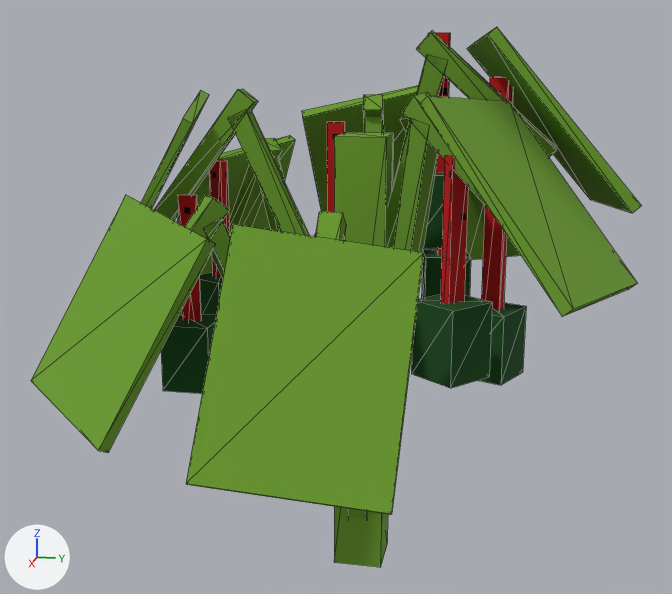
What one commit did to the glTF model models/plants/strawberry.gltf.
The view is the same before and after, from a 50 mm lens placed at (1.136, 0.192, 0.641), pointed at (0.015, -0.032, 0.361). The axes (+X, +Y, +Z) are drawn at lower left. The lights are the same throughout. Mesh edges are drawn as thin lines. Where no turn or scale is listed for an object, it has been applied to the vertices.

In view in the first picture: '00e5438c-65c9-7ab1-4757-5c632e1e2f4b', '01a09829-e122-5b0a-20b8-aaecbee09f6f', '050e5b89-b7df-5517-ef8c-4e12d8358b15', '107a1ec4-873a-3dd9-ea2a-851498e77274', '2e053b5a-d234-0e95-985d-900e99bb19cc', '2f95a8cc-bbbc-db35-044c-f79740e91d66', '59f5c063-296e-1b00-c2e3-74d31494afd2', '61ded1ee-4b70-2409-3e59-6e914eaaa3f1', '649d2f23-fa01-3a8f-9a74-bcb554ead986', '6e3f350f-6a50-123f-cd92-09d51c40f884', '74c6bce4-698d-13f3-7c43-2f88b645770b', '7614471e-801d-6416-6c0a-157e09a08062', '9d7c1d64-fc20-1f14-4455-bf5b3a23a473', 'aafc843f-876d-b792-6ff0-667202e4fc5c', 'b368f5a6-8e91-1b1e-d029-e5eeac68e0c4', 'c3079cac-d83c-7767-0048-c1fd1757fd56', 'c4523ee2-c674-16ea-1b8a-9a30603bd5ba', 'caf1662b-9641-17a2-fca4-ac65a819824f', 'cf6c11ea-ec47-3c21-7da4-15a3e56bed5d', 'ded39501-2ed6-5f5a-d195-4bb4b63243e9', 'e34a1770-09fc-274d-f716-8e8ee659045f'.
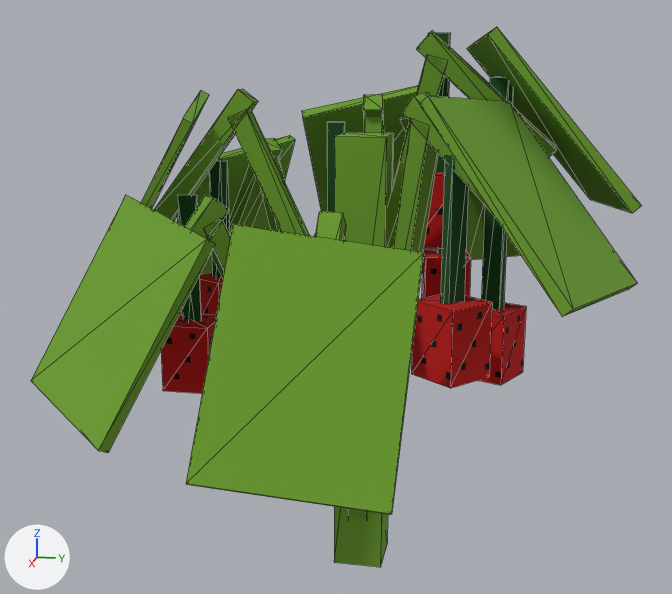
What differs and where, as boxes (x1, y1, x2, y2) in the pictures (672 x 594 px):
'c4523ee2-c674-16ea-1b8a-9a30603bd5ba', recoloured (green to red)
    both: (411, 295, 492, 388)
'59f5c063-296e-1b00-c2e3-74d31494afd2', recoloured (black to red)
    both: (161, 313, 216, 394)
'649d2f23-fa01-3a8f-9a74-bcb554ead986', recoloured (red to green)
    both: (441, 156, 468, 304)
'ded39501-2ed6-5f5a-d195-4bb4b63243e9', recoloured (green to red)
    both: (478, 303, 526, 385)
'61ded1ee-4b70-2409-3e59-6e914eaaa3f1', recoloured (red to green)
    both: (481, 77, 513, 310)
'00e5438c-65c9-7ab1-4757-5c632e1e2f4b', recoloured (black to red)
    both: (421, 249, 471, 298)
'cf6c11ea-ec47-3c21-7da4-15a3e56bed5d', recoloured (green to red)
    both: (424, 173, 444, 248)
'caf1662b-9641-17a2-fca4-ac65a819824f', recoloured (red to black)
    both: (178, 195, 201, 321)
'74c6bce4-698d-13f3-7c43-2f88b645770b', recoloured (red to green)
    both: (209, 160, 229, 278)
'9d7c1d64-fc20-1f14-4455-bf5b3a23a473', recoloured (black to red)
    both: (199, 272, 223, 315)
'050e5b89-b7df-5517-ef8c-4e12d8358b15', recoloured (red to green)
    both: (327, 122, 345, 212)
'c3079cac-d83c-7767-0048-c1fd1757fd56', recoloured (red to green)
    both: (435, 33, 450, 173)

Patch to the scene script:
```diff
--- a/models/plants/strawberry.gltf.py
+++ b/models/plants/strawberry.gltf.py
@@ me_mesh_0 @@
 me_mesh_0.from_pydata(...)  # 8 vertices, 12 faces; spans x 0.0..0.0625, y -0.25..-0.1875, z 0.2375..0.325
-me_mesh_0.materials.append(mat_material_0)
+me_mesh_0.materials.append(mat_material_1)
@@ me_mesh_1 @@
 me_mesh_1.from_pydata(...)  # 8 vertices, 12 faces; spans x -0.0431..0.0431, y -0.0431..0.0431, z -0.0531..0.0344
-me_mesh_1.materials.append(mat_material_0)
+me_mesh_1.materials.append(mat_material_1)
@@ me_mesh_4 @@
 me_mesh_4.from_pydata(...)  # 8 vertices, 12 faces; spans x -0.0362..0.0362, y 0.0717..0.1441, z -0.0531..0.0344
-me_mesh_4.materials.append(mat_material_0)
+me_mesh_4.materials.append(mat_material_1)
@@ me_mesh_6 @@
 me_mesh_6.from_pydata(...)  # 8 vertices, 12 faces; spans x 0.0..0.017, y -0.063..-0.036, z -0.034..0.216
-me_mesh_6.materials.append(mat_material_1)
+me_mesh_6.materials.append(mat_material_0)
@@ me_mesh_8 @@
 me_mesh_8.from_pydata(...)  # 8 vertices, 12 faces; spans x -0.012..0.012, y -0.014..0.014, z -0.053..0.197
-me_mesh_8.materials.append(mat_material_1)
+me_mesh_8.materials.append(mat_material_0)
@@ me_mesh_9 @@
 me_mesh_9.from_pydata(...)  # 8 vertices, 12 faces; spans x 0.031, y -0.231..-0.206, z 0.237..0.488
-me_mesh_9.materials.append(mat_material_1)
+me_mesh_9.materials.append(mat_material_0)
@@ me_mesh_10 @@
 me_mesh_10.from_pydata(...)  # 8 vertices, 12 faces; spans x -0.0415..0.0415, y -0.0415..0.0415, z -0.1141..-0.0266
-me_mesh_10.materials.append(mat_material_0)
+me_mesh_10.materials.append(mat_material_1)
@@ me_mesh_11 @@
 me_mesh_11.from_pydata(...)  # 8 vertices, 12 faces; spans x -0.011..0.011, y -0.014..0.014, z -0.114..0.255
-me_mesh_11.materials.append(mat_material_1)
+me_mesh_11.materials.append(mat_material_0)
@@ me_mesh_12 @@
 me_mesh_12.from_pydata(...)  # 8 vertices, 12 faces; spans x -0.008..0.008, y -0.013..0.013, z -0.084..0.166
-me_mesh_12.materials.append(mat_material_1)
+me_mesh_12.materials.append(mat_material_0)
@@ me_mesh_13 @@
 me_mesh_13.from_pydata(...)  # 8 vertices, 12 faces; spans x -0.0362..0.0362, y -0.0362..0.0362, z -0.0844..0.0031
-me_mesh_13.materials.append(mat_material_0)
+me_mesh_13.materials.append(mat_material_1)
@@ me_mesh_14 @@
 me_mesh_14.from_pydata(...)  # 8 vertices, 12 faces; spans x -0.014..0.014, y -0.013..0.013, z -0.091..0.159
-me_mesh_14.materials.append(mat_material_1)
+me_mesh_14.materials.append(mat_material_0)
@@ me_mesh_15 @@
 me_mesh_15.from_pydata(...)  # 8 vertices, 12 faces; spans x -0.044..0.044, y -0.044..0.044, z -0.0906..-0.0031
-me_mesh_15.materials.append(mat_material_0)
+me_mesh_15.materials.append(mat_material_1)
```
